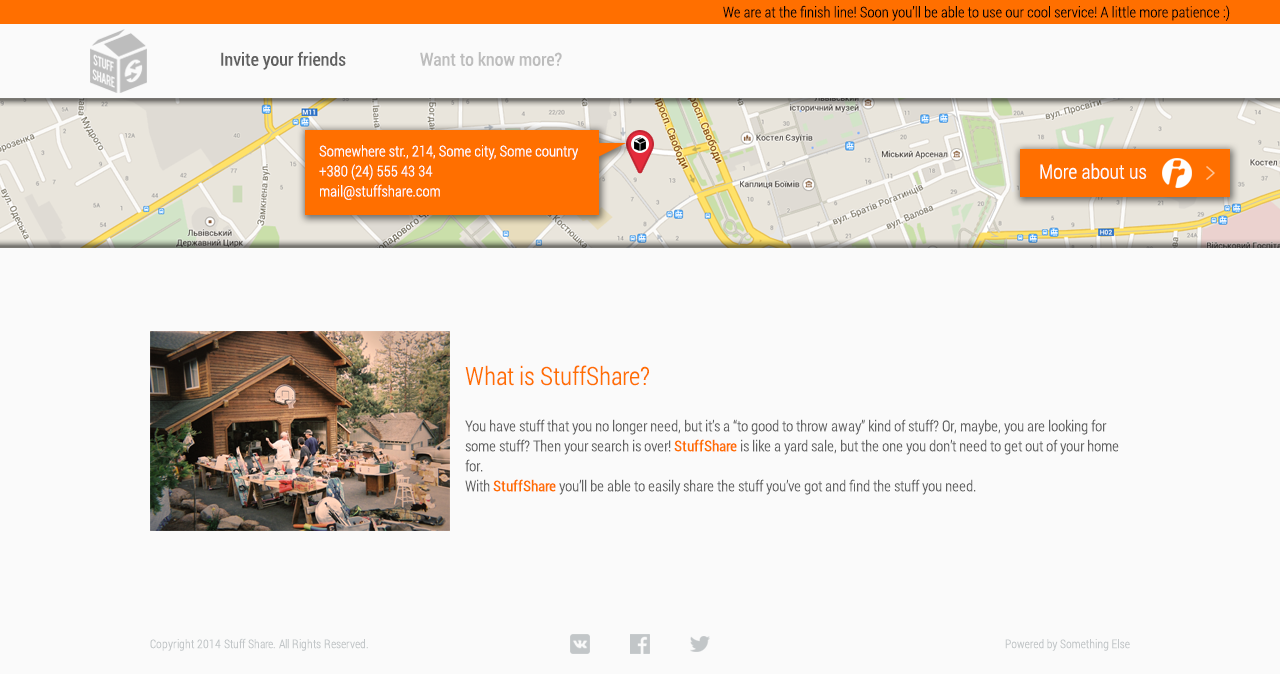
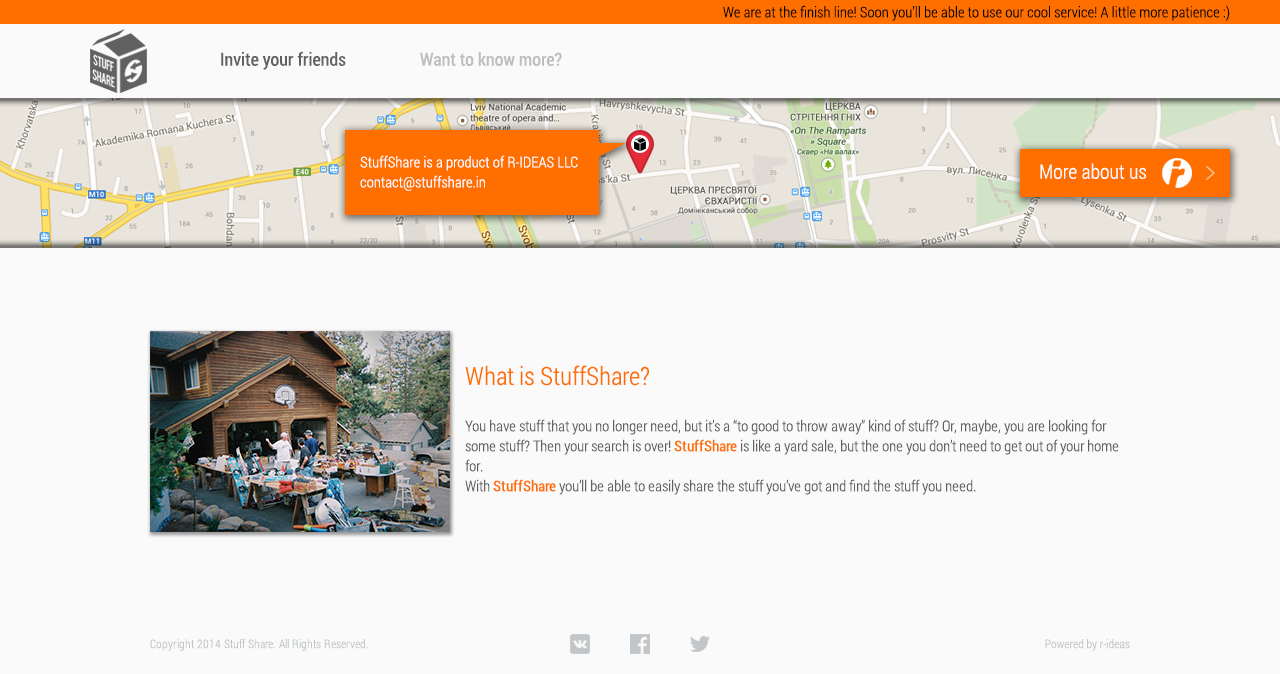
Comparing the layer stacks of the two 1280×674 images. Changes:
renamed "Powered by Something Else" to "Powered by r-ideas", painted on it over [1005, 639, 1130, 651]
renamed "Somewhere str., 214, Some city, Some country +380 (24) 555 43 3" to "StuffShare is a product of R-IDEAS LLC contact@stuffshare.in", painted on it over [319, 145, 578, 200]
painted on "Pop-up field" over [305, 130, 345, 215]
added layer "Map_alt" in group "More details section" over [0, 98, 1280, 248]
hid "Map" over [0, 98, 1280, 248]
added layer "Pic" in group "Details" over [150, 331, 450, 532]
hid "Yard sale pic_alt" over [150, 331, 450, 531]
